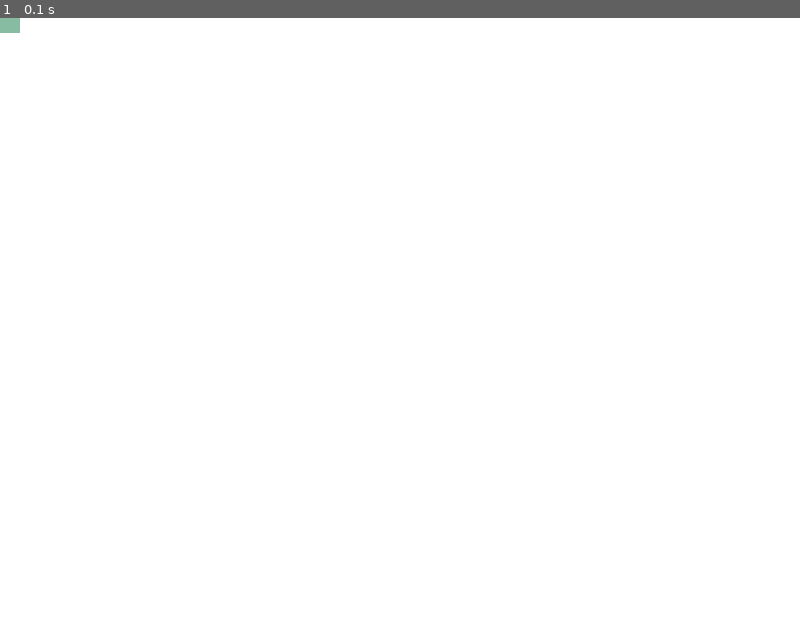
Above: before the commit, frame 1.
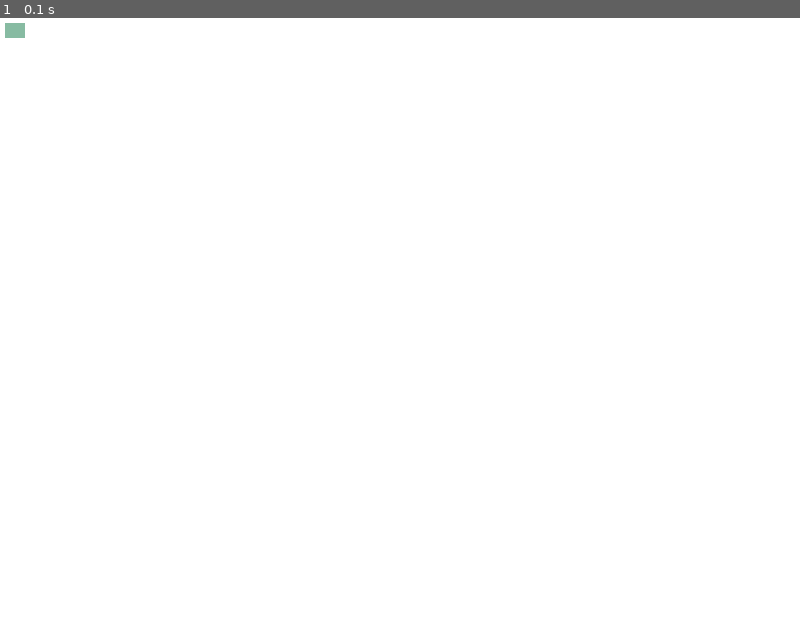
Above: after the commit, the same moment.

Repository: teacherubial/Programming-Projects-2021
Game: pygame game, started from collecting_blocks.py
Two runs of this game, one before a commit and one after it. Both use one fixed random seed, a clock stepped at 60 frames per second and the inputs below.
Inputs:
- Up to frame 1 (0.1 s): no input

The runs differ from the first frame. In frame 1, less than 0.1% of the frame differs, in the area x 0-4%, y 0-4%.

Commit message:
Added mouse movement

Diff:
--- a/collecting_blocks.py
+++ b/collecting_blocks.py
@@ -68,6 +68,8 @@
     # Add the Player to all_sprites group
     all_sprites.add(player)
 
+    pygame.mouse.set_visible(False)
+
 
     # ----------- MAIN LOOP
     while not done:
@@ -77,6 +79,10 @@
                 done = True
 
         # ----------- CHANGE ENVIRONMENT
+        # Process player movement based on mouse pos
+
+        mouse_pos = pygame.mouse.get_pos()
+        player.rect = mouse_pos
 
         # ----------- DRAW THE ENVIRONMENT
         screen.fill(BGCOLOUR)      # fill with bgcolor
